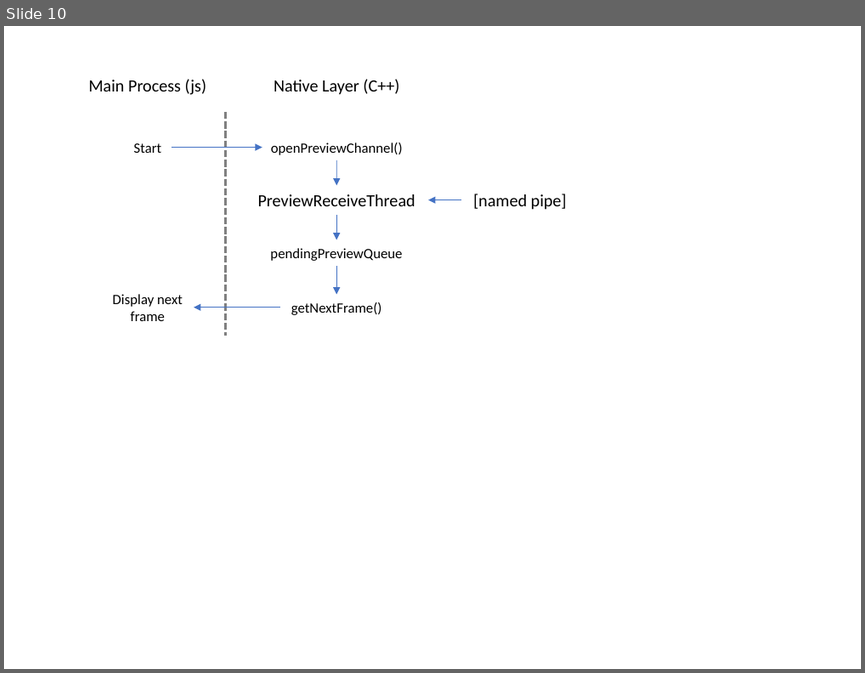
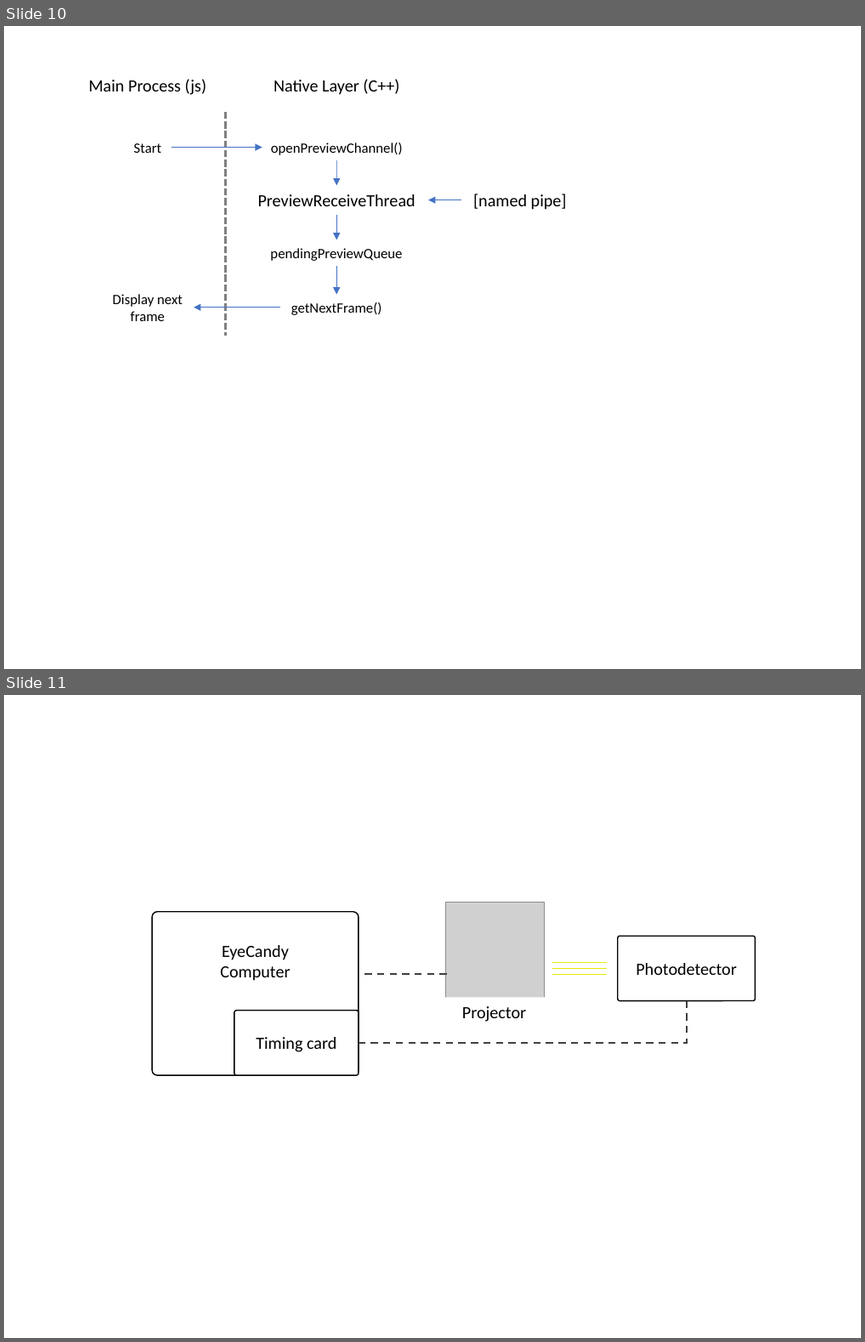
Before and after one commit to sclaggett/eye-candy, a slide deck: images/sources/Figures.pptx. Shown one above the other, each under a label of ours: slide 10 before the commit, slides 10 and 11 after it. The pictures are 865x673 and 865x1342 pixels, drawn with LibreOffice and Linux fonts; fonts in the diff are those of the drawing; grey boxes stand for pictures. Boxes give left, top, right and bottom in pixels: in the first picture for what was removed or moved away, otherwise in the second. Text is boxed around its words. In the diff, an @@ line names an element or a change of style, - is before the commit and + after.

```diff
--- a/images/sources/Figures.pptx
+++ b/images/sources/Figures.pptx
@@ slide 11 added at bbox=[4, 695, 861, 1338], background #FFFFFF @@
@@ rounded rectangle added at bbox=[152, 912, 358, 1076], fill #FFFFFF, outline #000000 1 pt @@
@@ picture added at bbox=[445, 902, 544, 1001] @@
@@ text added at bbox=[220, 945, 290, 981], 14.4 pt, text #000000 @@
+EyeCandy
+Computer
@@ rounded rectangle added at bbox=[618, 936, 755, 1001], fill #FFFFFF, outline #000000 1 pt @@
@@ line added from (364, 974) to (450, 974), #404040 1.5 pt dashed @@
@@ line added from (552, 968) to (608, 968), #E3EA0B 0.5 pt @@
@@ line added from (552, 974) to (608, 974), #E3EA0B 0.5 pt @@
@@ line added from (552, 962) to (608, 962), #E3EA0B 0.5 pt @@
@@ text added at bbox=[636, 963, 737, 975], 14.4 pt, text #000000 @@
+Photodetector
@@ rectangle added at bbox=[441, 998, 547, 1027], fill #FFFFFF, 14.4 pt, text #000000 @@
+Projector
@@ rounded rectangle added at bbox=[234, 1010, 358, 1076], fill #FFFFFF, outline #000000 1 pt @@
@@ elbow line added from (686, 1001) to (358, 1043), #404040 1.5 pt dashed @@
@@ text added at bbox=[256, 1037, 336, 1052], 14.4 pt, text #000000 @@
+Timing card
```
Also in this commit, not shown: 4 other files.
